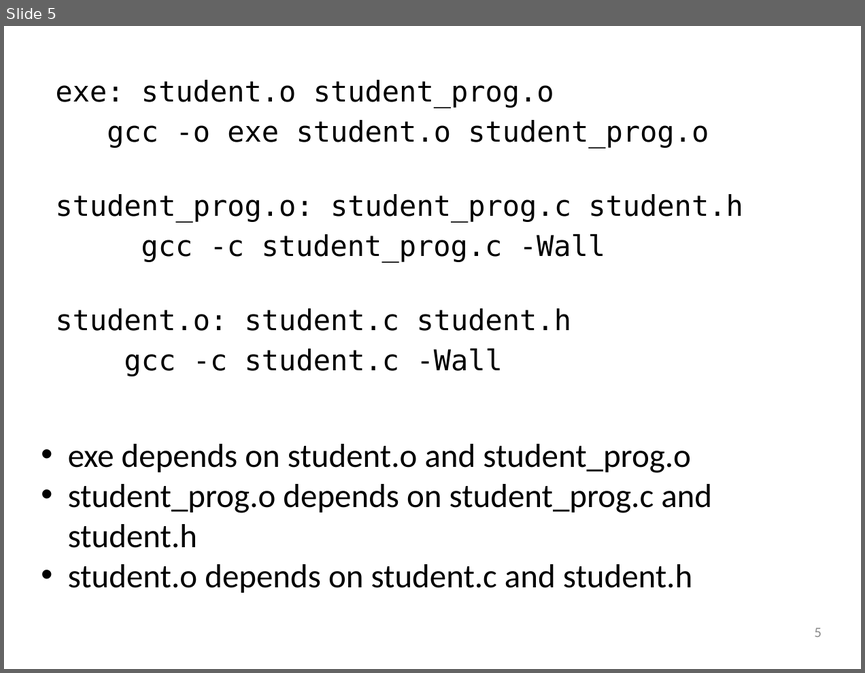
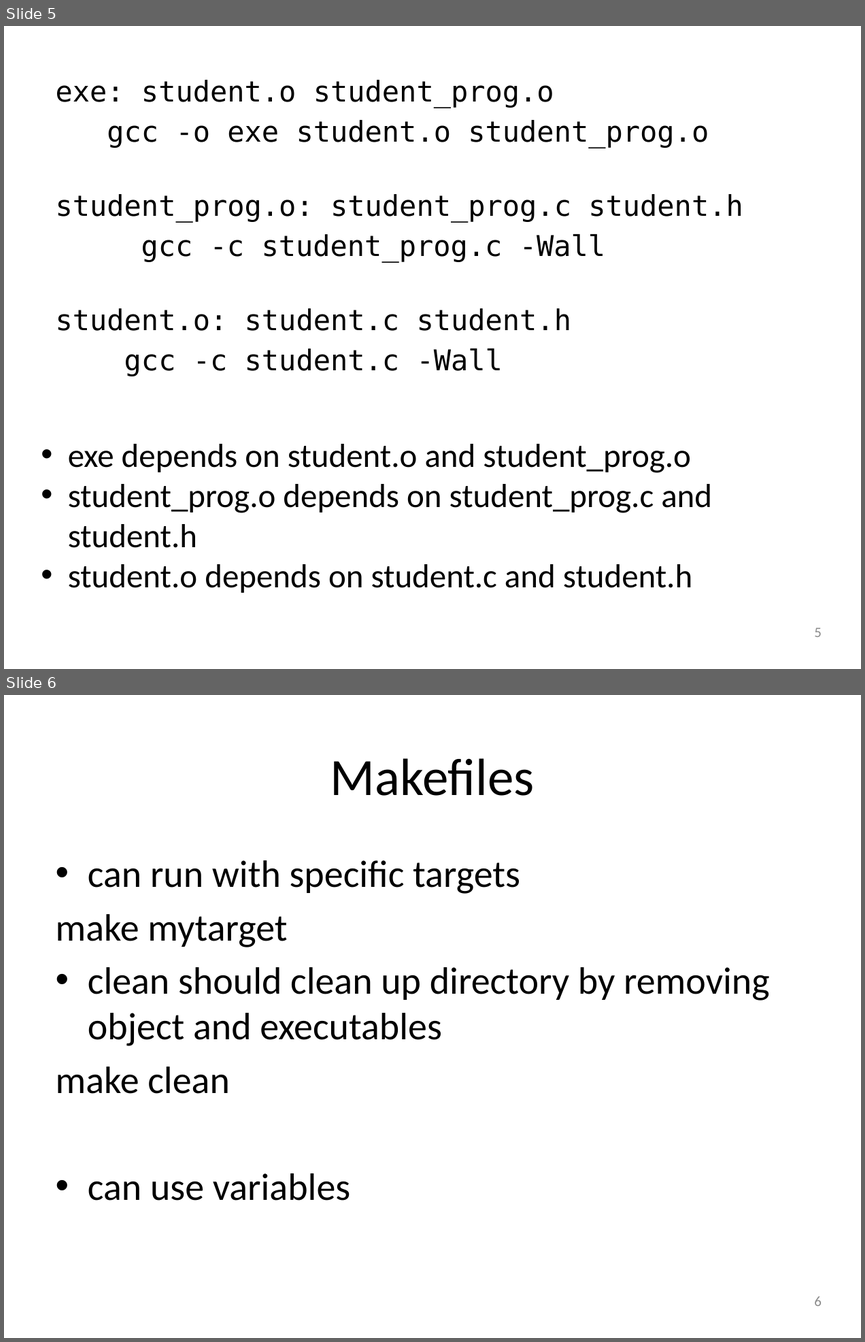
Before and after one commit to lgw2/lgw2.github.io, a slide deck: _teaching/csci112-fall-2023/lectures/ppts/makefiles.pptx. Shown one above the other, each under a label of ours: slide 5 before the commit, slides 5 and 6 after it. The pictures are 865x673 and 865x1342 pixels, drawn with LibreOffice and Linux fonts; fonts in the diff are those of the drawing. Boxes give left, top, right and bottom in pixels: in the first picture for what was removed or moved away, otherwise in the second. Text is boxed around its words. In the diff, an @@ line names an element or a change of style, - is before the commit and + after.

```diff
--- a/_teaching/csci112-fall-2023/lectures/ppts/makefiles.pptx
+++ b/_teaching/csci112-fall-2023/lectures/ppts/makefiles.pptx
@@ slide 6 added at (4,695,861,1338), background #FFFFFF @@
@@ title added at (330,758,534,796), 44 pt, text #000000 @@
+Makefiles
@@ text added at (56,860,770,1200), 32 pt, text #000000 @@
+• can run with specific targets
+make mytarget
+• clean should clean up directory by removing object and executables
+make clean
+• can use variables
@@ page number added at (814,1296,821,1306), 12 pt, text #8C8C8C @@
+6
```
Also in this commit, not shown: 3 other files.
